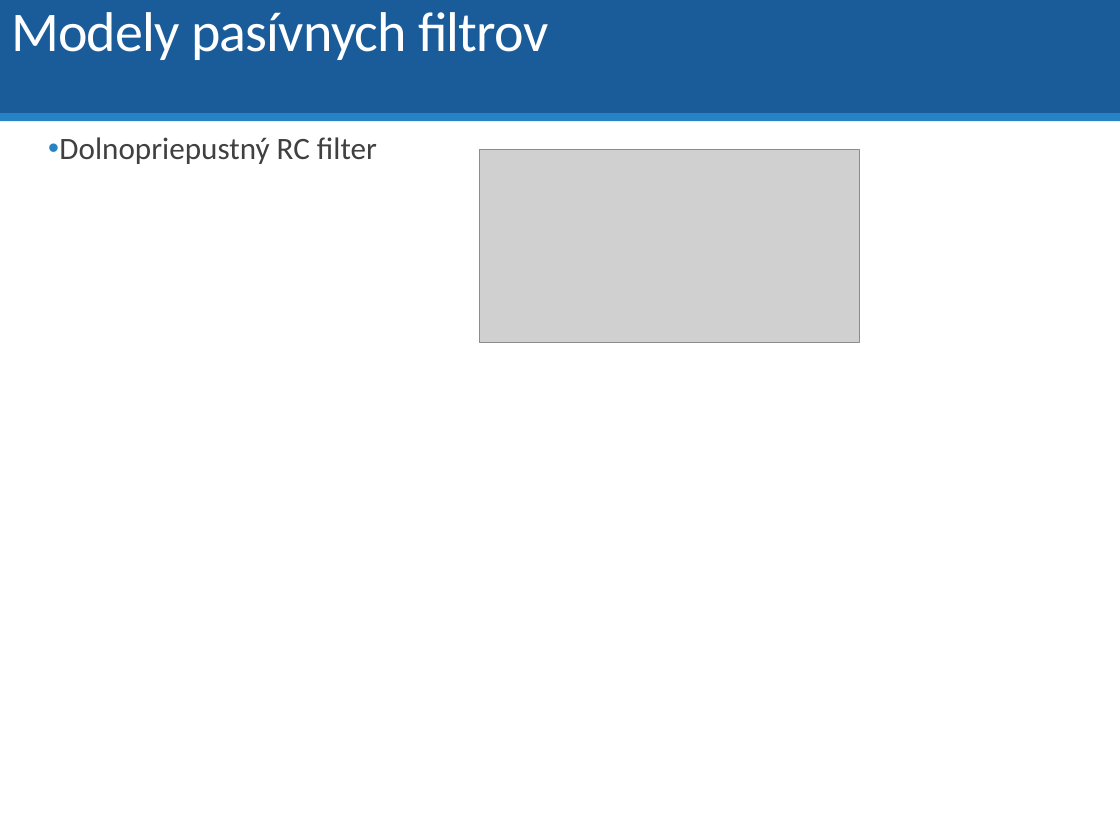
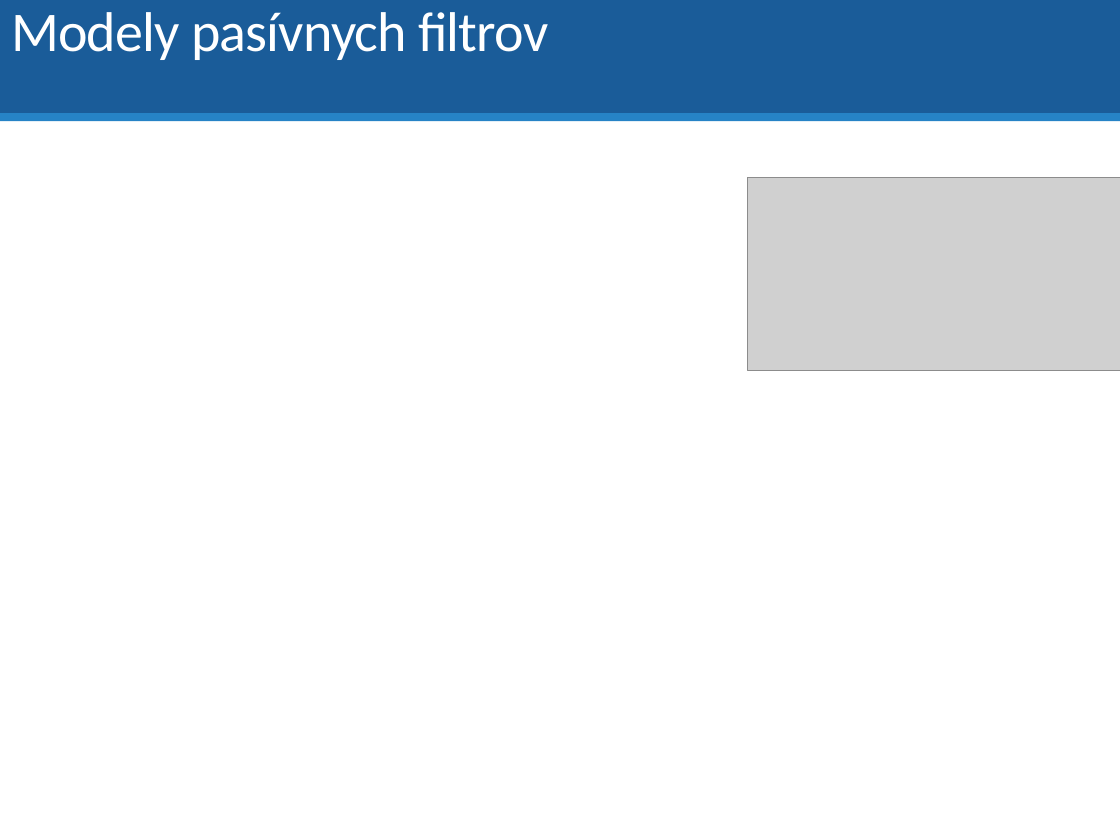
Before and after one commit to dodekm/TeamProjektKybernetika, a slide deck: slide 15 of Nove prednasky/P01_dynamika_dif_rovnice_LPT_prenosova_funkcia_modelovanie.pptx. Drawn at 1120x840 pixels with LibreOffice and Linux fonts; fonts in the diff are those of the drawing; grey boxes stand for pictures. Boxes give left, top, right and bottom in pixels: in the first picture for what was removed or moved away, otherwise in the second. Text is boxed around its words. In the diff, an @@ line names an element or a change of style, - is before the commit and + after.

```diff
--- a/Nove prednasky/P01_dynamika_dif_rovnice_LPT_prenosova_funkcia_modelovanie.pptx
+++ b/Nove prednasky/P01_dynamika_dif_rovnice_LPT_prenosova_funkcia_modelovanie.pptx
@@ text removed at box(59, 137, 377, 164) @@
-• Dolnopriepustný RC filter
@@ picture: place and size @@
-picture at box(479, 150, 860, 343)
+picture at box(748, 178, 1120, 371)
```
Also in this commit, not shown: 1 other slide changed, 1 slide added.
